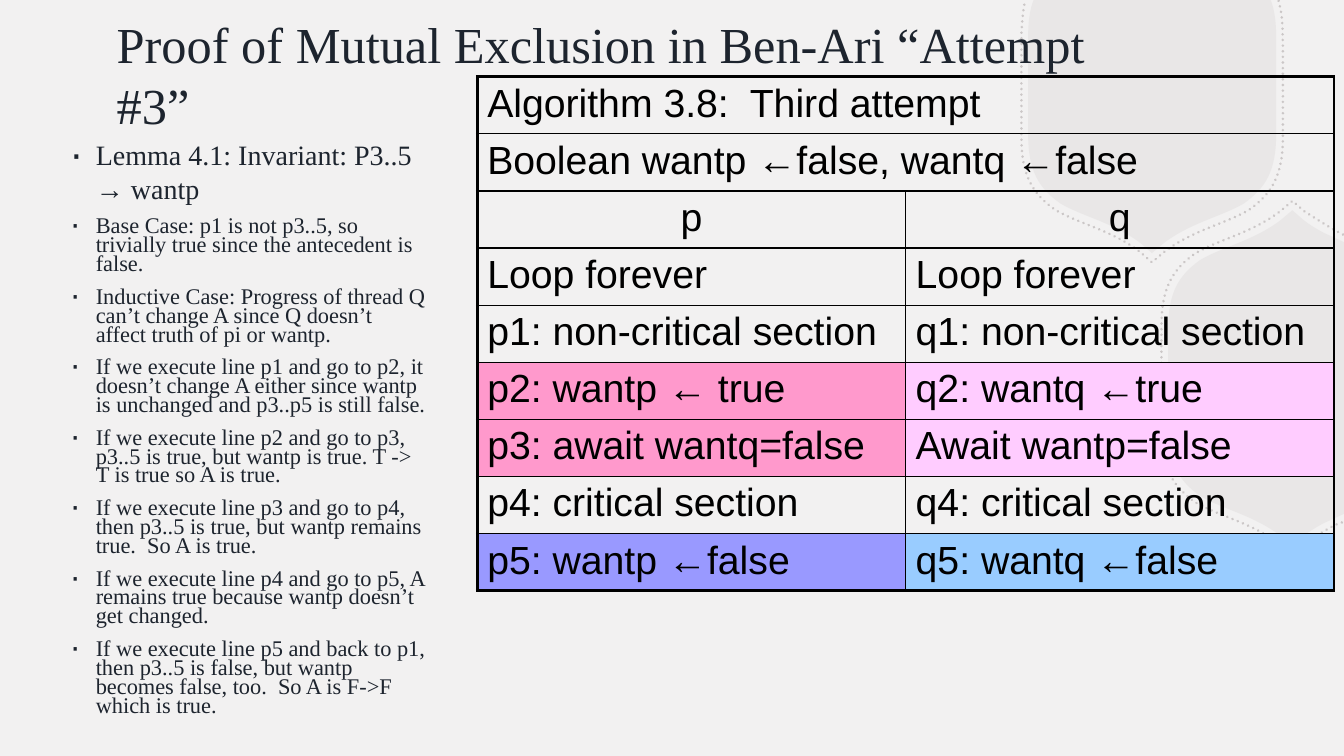
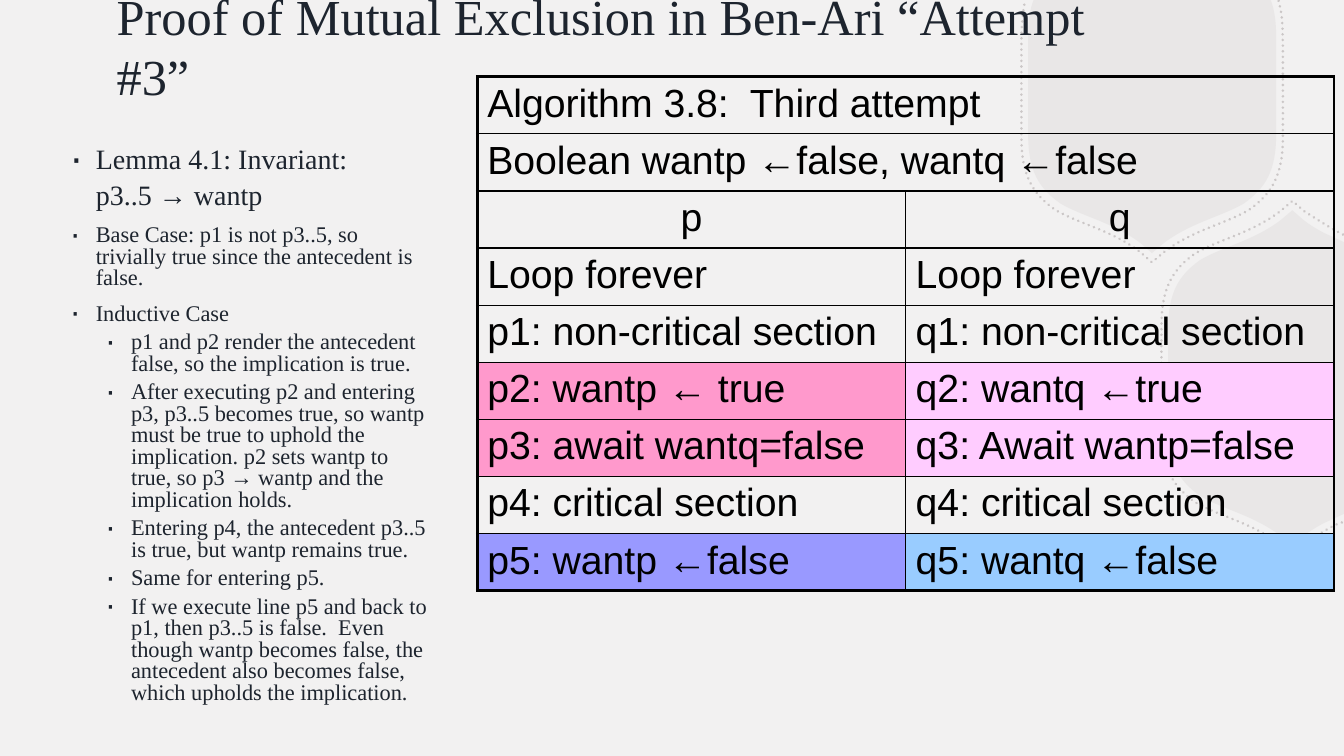
Before and after one commit to BillJr99/Ursinus-CS376, a slide deck: slide 13 of files/lectures/mutexcorrectness.pptx (slide 14 before the commit). Drawn at 1344x756 pixels with LibreOffice and Linux fonts; fonts in the diff are those of the drawing. Boxes give left, top, right and bottom in pixels: in the first picture for what was removed or moved away, otherwise in the second. Text is boxed around its words. In the diff, an @@ line names an element or a change of style, - is before the commit and + after.

```diff
--- a/files/lectures/mutexcorrectness.pptx
+++ b/files/lectures/mutexcorrectness.pptx
@@ text "Proof of Mutual Exclusion in ..." rewrapped from (x1=117, y1=27, x2=1084, y2=118) to (x1=117, y1=0, x2=1084, y2=96) @@
@@ table at (x1=477, y1=77, x2=1334, y2=591) @@
-row 7, column 2: Await wantp=false
+row 7, column 2: q3: Await wantp=false
@@ text at (x1=96, y1=150, x2=347, y2=211): text changed @@
-∙ Lemma 4.1: Invariant: P3..5 → wantp
+∙ Lemma 4.1: Invariant:
+  p3..5 → wantp
@@ text at (x1=96, y1=227, x2=413, y2=286): line spacing 0.7 to 0.8 @@
@@ text at (x1=96, y1=305, x2=426, y2=705): text changed @@
-∙ Inductive Case: Progress of thread Q can’t change A since Q doesn’t affect truth of pi or wantp.
-∙ If we execute line p1 and go to p2, it doesn’t change A either since wantp is unchanged and p3..p5 is still false.
-∙ If we execute line p2 and go to p3, p3..5 is true, but wantp is true. T -> T is true so A is true.
-∙ If we execute line p3 and go to p4, then p3..5 is true, but wantp remains true. So A is true.
-∙ If we execute line p4 and go to p5, A remains true because wantp doesn’t get changed.
-∙ If we execute line p5 and back to p1, then p3..5 is false, but wantp becomes false, too. So A is F->F which is true.
+∙ Inductive Case
+    ∙ p1 and p2 render the antecedent false, so the implication is true.
+    ∙ After executing p2 and entering p3, p3..5 becomes true, so wantp must be true to uphold the implication. p2 sets wantp to true, so p3 → wantp and the implication holds.
+    ∙ Entering p4, the antecedent p3..5 is true, but wantp remains true.
+    ∙ Same for entering p5.
+    ∙ If we execute line p5 and back to p1, then p3..5 is false. Even though wantp becomes false, the antecedent also becomes false, which upholds the implication.
```
Also in this commit, not shown: 5 other slides changed, 1 slide removed, 14 other files.
